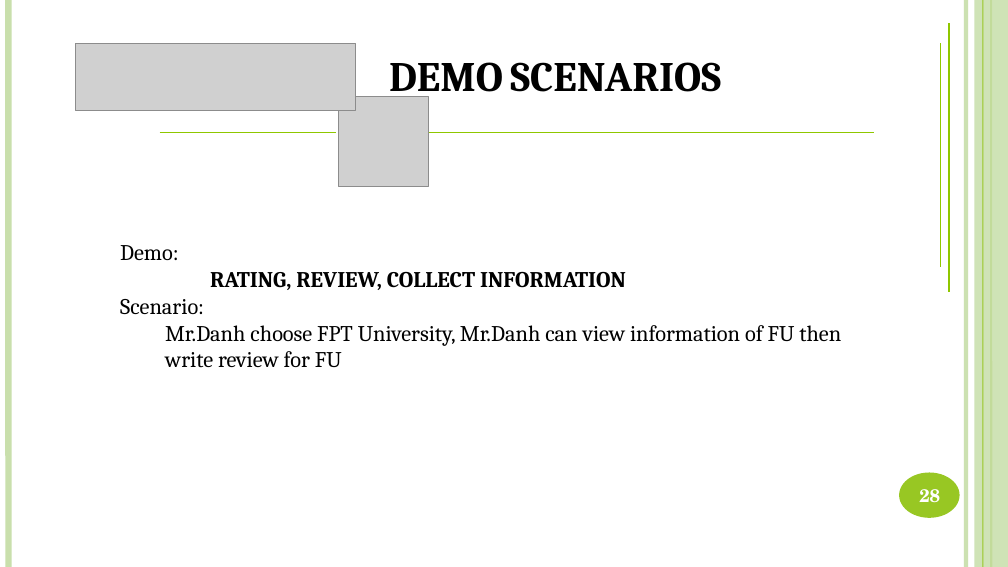
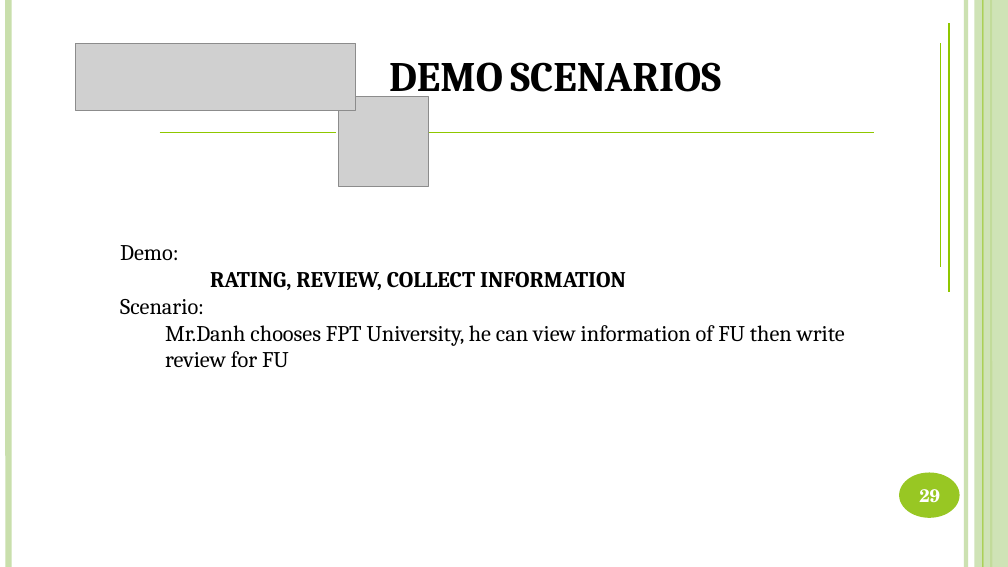
Before and after one commit to DanhLT2/Slide-Unistar, a slide deck: slide 29 of Slide-UniStar/UniStar.pptx (slide 28 before the commit). Drawn at 1008x567 pixels with LibreOffice and Linux fonts; fonts in the diff are those of the drawing; grey boxes stand for pictures. Boxes give left, top, right and bottom in pixels: in the first picture for what was removed or moved away, otherwise in the second. Text is boxed around its words. In the diff, an @@ line names an element or a change of style, - is before the commit and + after.

```diff
--- a/Slide-UniStar/UniStar.pptx
+++ b/Slide-UniStar/UniStar.pptx
@@ text at [165, 325, 845, 367]: text changed @@
-  Mr.Danh choose FPT University, Mr.Danh can view information of FU then write review for FU
+  Mr.Danh chooses FPT University, he can view information of FU then write review for FU
@@ page number at [919, 489, 940, 503]: text changed @@
-28
+29
```
Also in this commit, not shown: 13 other slides changed, 21 slides added, 5 slides removed, 2 other files.
